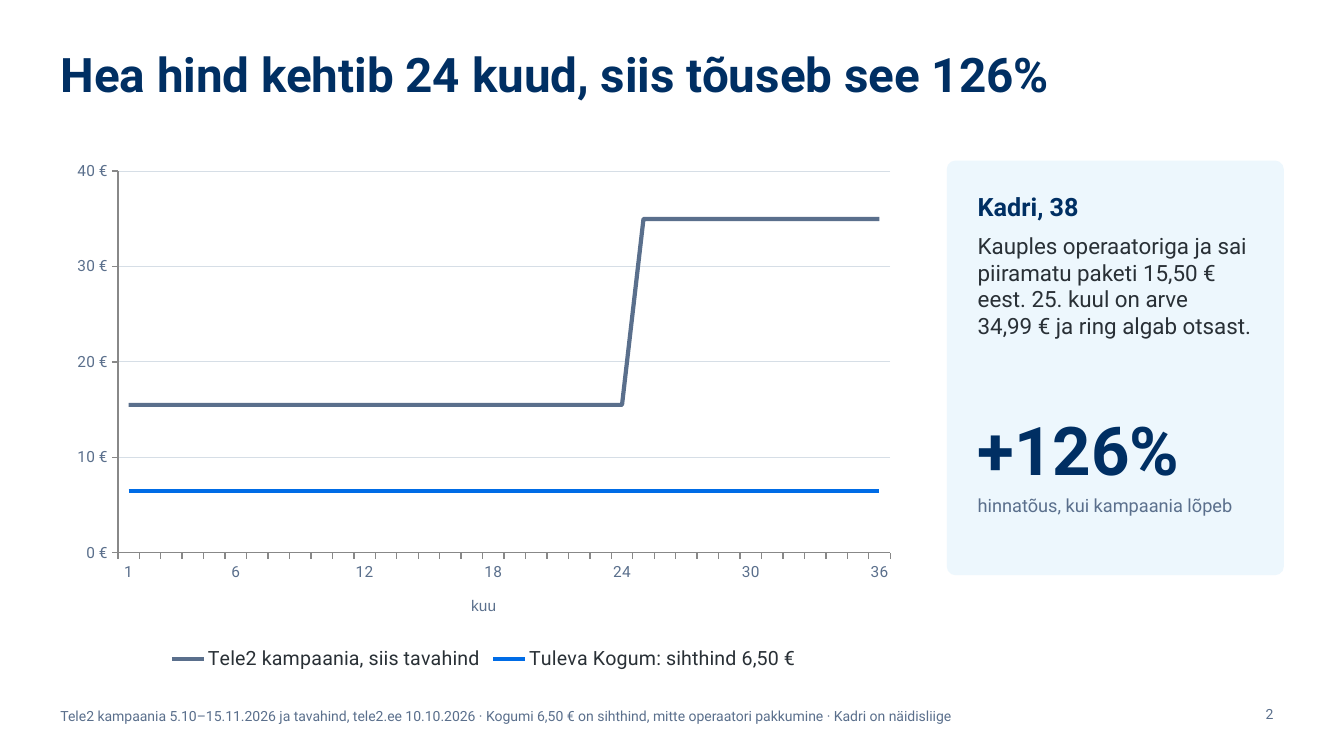
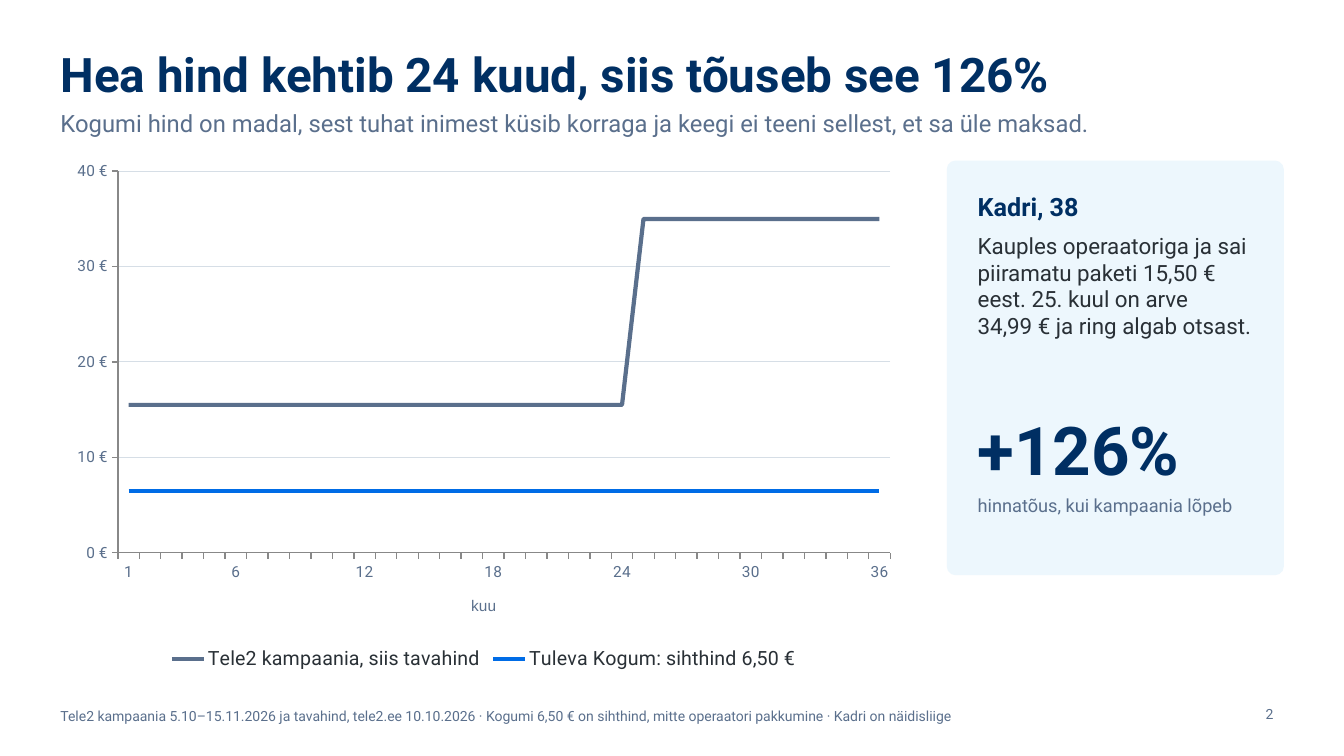
Before and after one commit to ulaurson/tuleva-kogum, a slide deck: slide 2 of esitlus/tuleva-kogum-pitch-v2.pptx. Drawn at 1344x756 pixels with LibreOffice and Linux fonts; fonts in the diff are those of the drawing. Boxes give left, top, right and bottom in pixels: in the first picture for what was removed or moved away, otherwise in the second. Text is boxed around its words. In the diff, an @@ line names an element or a change of style, - is before the commit and + after.

```diff
--- a/esitlus/tuleva-kogum-pitch-v2.pptx
+++ b/esitlus/tuleva-kogum-pitch-v2.pptx
@@ text added at (60, 114, 1088, 137), 17 pt, text #5A6F8C @@
+Kogumi hind on madal, sest tuhat inimest küsib korraga ja keegi ei teeni sellest, et sa üle maksad.
```
Also in this commit, not shown: 1 other slide changed.
